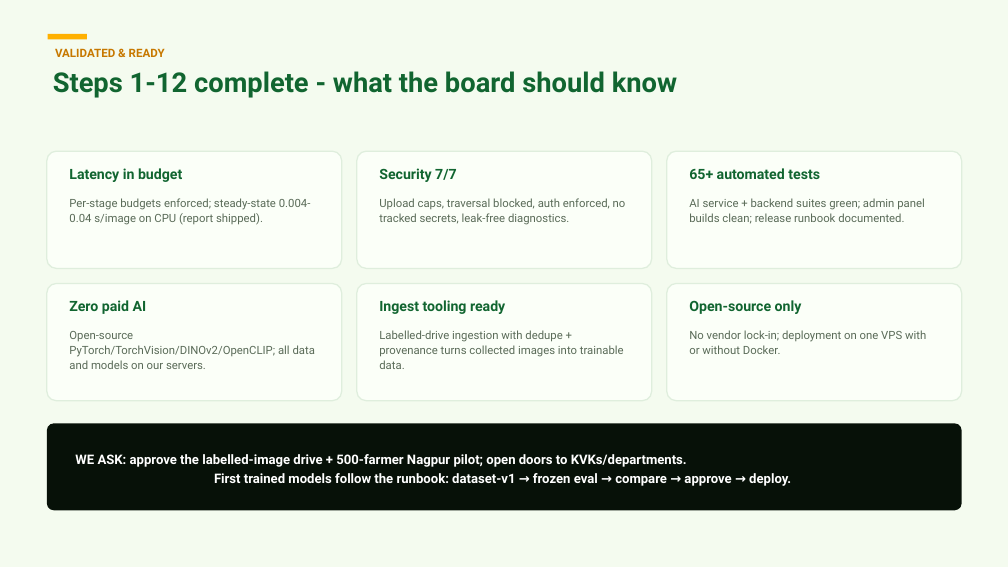
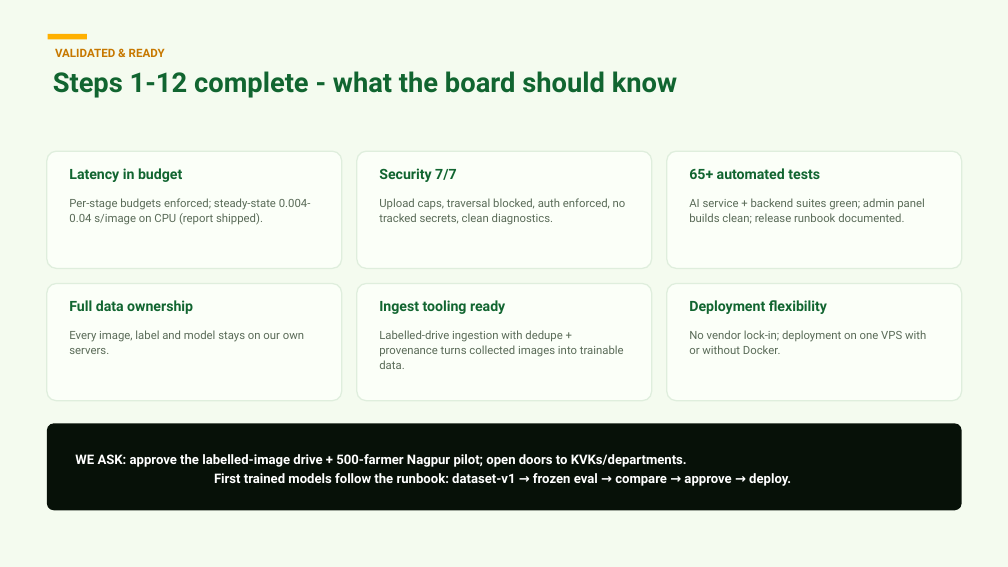
Before and after one commit to jagthapsaurabh/citrisurksha_ai, a slide deck: slide 26 of docs/pitch/CitriSuraksha_AI_Board_Pitch.pptx. Drawn at 1008x567 pixels with LibreOffice and Linux fonts; fonts in the diff are those of the drawing. Boxes give left, top, right and bottom in pixels: in the first picture for what was removed or moved away, otherwise in the second. Text is boxed around its words. In the diff, an @@ line names an element or a change of style, - is before the commit and + after.

Commit message:
Pilot pack + first drive run: scrubbed board deck (no model/API framing), neutral Train-AI screenshot, KVK deck + onboarding sheet + trilingual field cards, open-drive fetch/ingest/training scripts, honest experimental run report (dataset-drive-v1, CNN + bootstrap YOLO)

```diff
--- a/docs/pitch/CitriSuraksha_AI_Board_Pitch.pptx
+++ b/docs/pitch/CitriSuraksha_AI_Board_Pitch.pptx
@@ text at bbox=[379, 198, 626, 225]: text changed @@
-Upload caps, traversal blocked, auth enforced, no tracked secrets, leak-free diagnostics.
+Upload caps, traversal blocked, auth enforced, no tracked secrets, clean diagnostics.
@@ text at bbox=[69, 300, 193, 314]: text changed @@
-Zero paid AI
+Full data ownership
@@ text at bbox=[689, 300, 827, 314]: text changed @@
-Open-source only
+Deployment flexibility
@@ text at bbox=[69, 330, 304, 354]: text changed @@
-Open-source PyTorch/TorchVision/DINOv2/OpenCLIP; all data and models on our servers.
+Every image, label and model stays on our own servers.
```
Also in this commit, not shown: 8 other slides changed, 41 other files.
